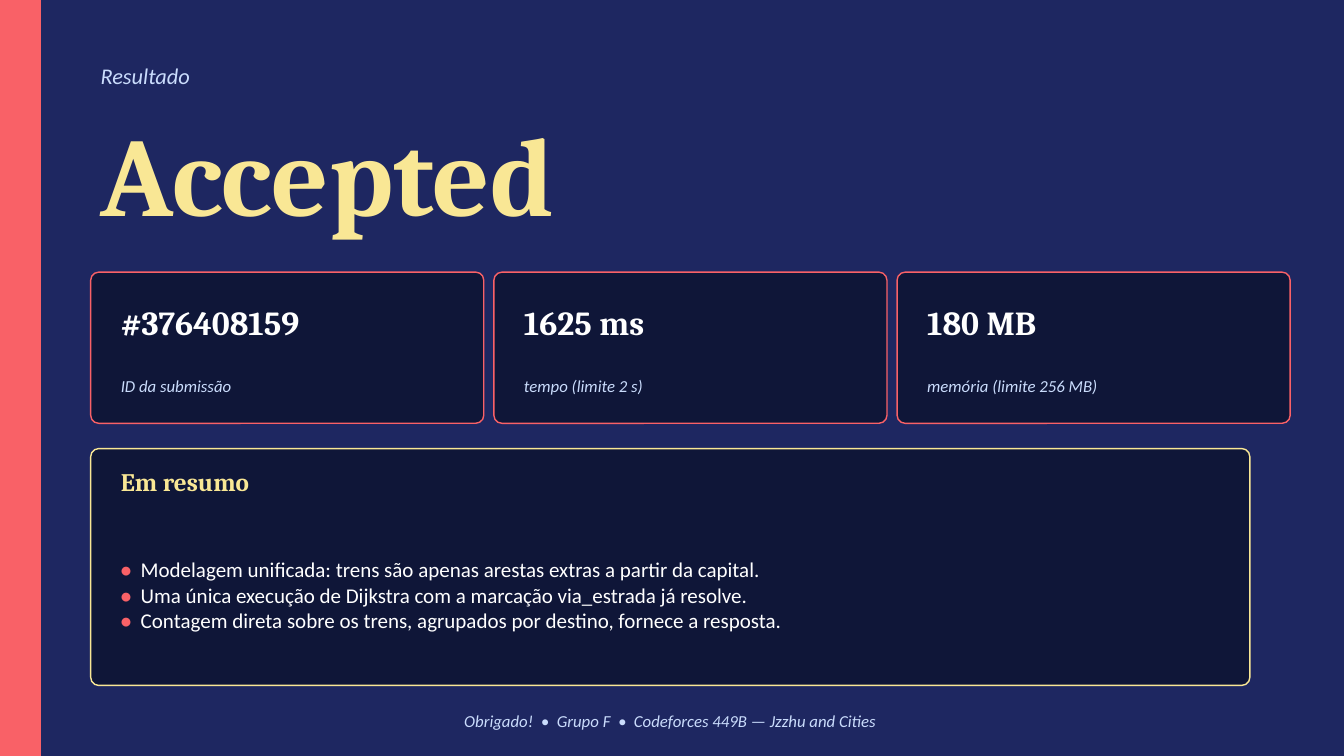
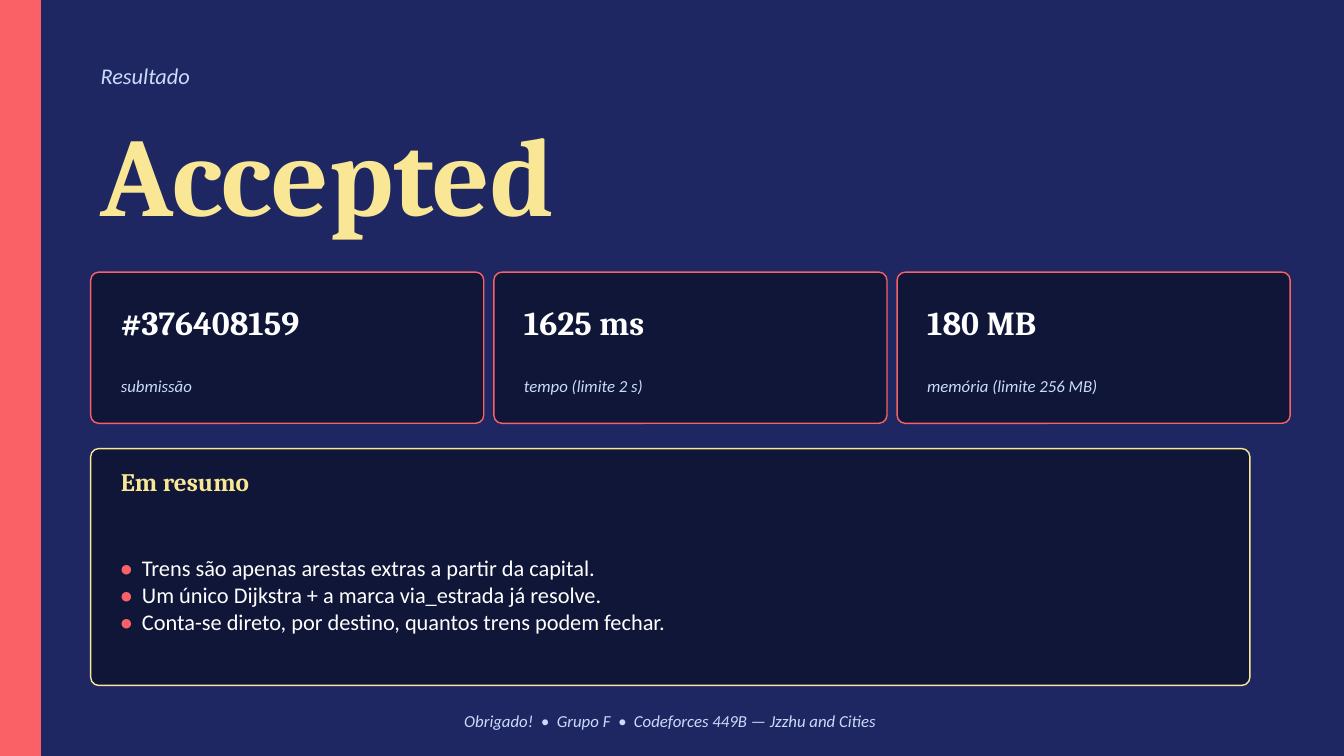
Before and after one commit to dav1britoo/T2, a slide deck: slide 10 of apresentacao/apresentacao.pptx. Drawn at 1344x756 pixels with LibreOffice and Linux fonts; fonts in the diff are those of the drawing. Boxes give left, top, right and bottom in pixels: in the first picture for what was removed or moved away, otherwise in the second. Text is boxed around its words. In the diff, an @@ line names an element or a change of style, - is before the commit and + after.

```diff
--- a/apresentacao/apresentacao.pptx
+++ b/apresentacao/apresentacao.pptx
@@ text at [121, 380, 192, 392]: text changed @@
-ID da submissão
+submissão
@@ text at [142, 560, 664, 634]: text changed; size 15 to 16 pt @@
-• Modelagem unificada: trens são apenas arestas extras a partir da capital.
-• Uma única execução de Dijkstra com a marcação via_estrada já resolve.
-• Contagem direta sobre os trens, agrupados por destino, fornece a resposta.
+• Trens são apenas arestas extras a partir da capital.
+• Um único Dijkstra + a marca via_estrada já resolve.
+• Conta-se direto, por destino, quantos trens podem fechar.
```
Also in this commit, not shown: 8 other slides changed, 2 other files.
